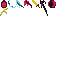
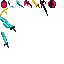
Layered file, before and after one edit (64px x 64px). Changes by layer:
painted on "Layer 1" over (x1=0, y1=16, x2=16, y2=48)
